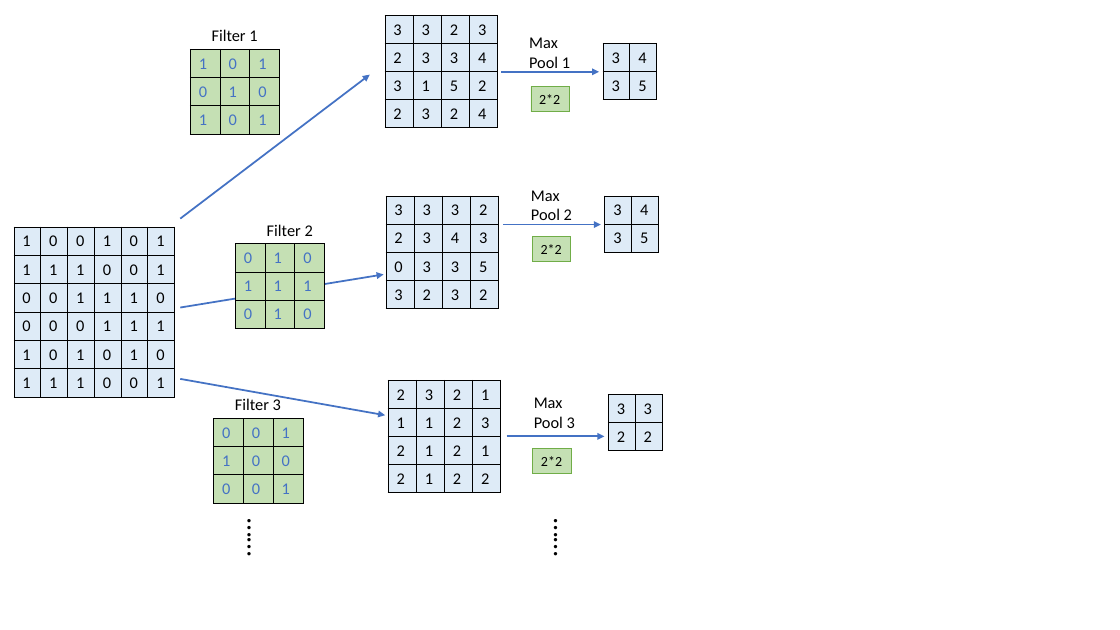
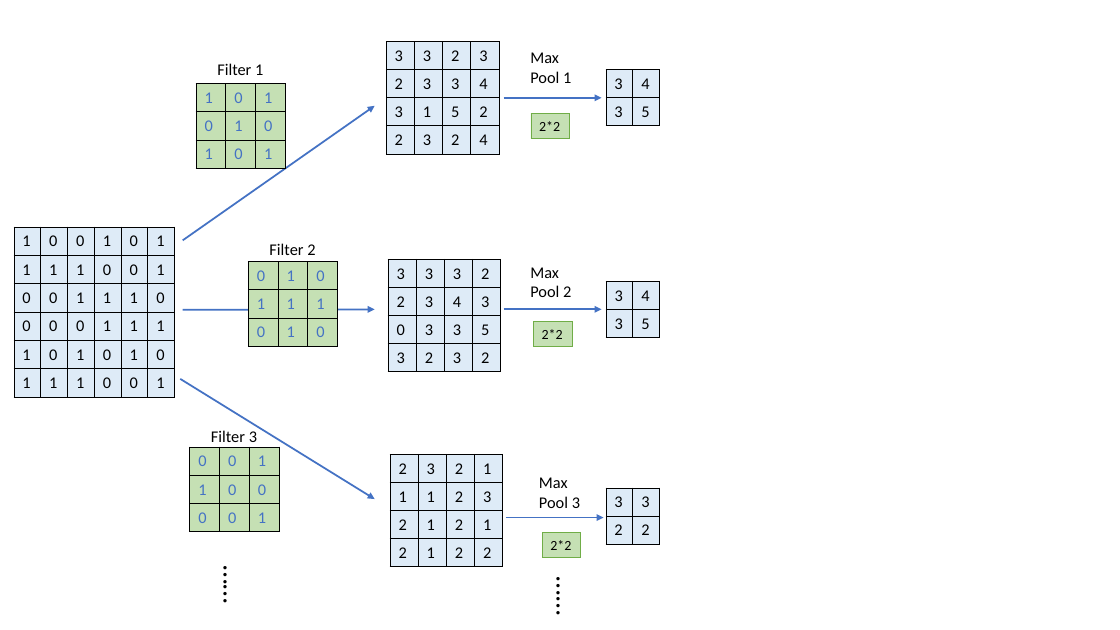
Before and after one commit to shuofan18/ETF5550, a slide deck: slide 3 of diagrams.pptx. Drawn at 1120x630 pixels with LibreOffice and Linux fonts; fonts in the diff are those of the drawing. Boxes give left, top, right and bottom in pixels: in the first picture for what was removed or moved away, otherwise in the second. Text is boxed around its words. In the diff, an @@ line names an element or a change of style, - is before the commit and + after.

```diff
--- a/diagrams.pptx
+++ b/diagrams.pptx
@@ text "Filter 1": place and size @@
-text "Filter 1" at (212, 29, 257, 41)
+text "Filter 1" at (217, 63, 263, 75)
@@ text "Max" rewrapped from (529, 37, 570, 73) to (530, 52, 571, 83) @@
@@ table: place and size @@
-table at (191, 50, 279, 134)
+table at (197, 84, 285, 169)
@@ table: place and size @@
-table at (603, 44, 657, 100)
+table at (607, 70, 660, 126)
@@ arrow moved from (181, 218) - (370, 75) to (183, 240) - (375, 106) @@
@@ 1 rectangle, 1 table, 1 arrow: place and size @@
-1 rectangle, 1 table, 1 arrow at (385, 15, 599, 127)
+1 rectangle, 1 table, 1 arrow at (386, 42, 602, 154)
@@ text "Filter 2": place and size @@
-text "Filter 2" at (267, 224, 313, 236)
+text "Filter 2" at (269, 243, 315, 255)
@@ table: place and size @@
-table at (235, 244, 323, 329)
+table at (249, 261, 337, 346)
@@ table: place and size @@
-table at (386, 197, 501, 308)
+table at (388, 260, 502, 371)
@@ text "Max" rewrapped from (531, 190, 572, 225) to (530, 267, 571, 297) @@
@@ arrow moved from (181, 308) - (384, 275) to (183, 310) - (375, 309) @@
@@ 1 table, 1 rectangle, 1 arrow: place and size @@
-1 table, 1 rectangle, 1 arrow at (503, 197, 659, 261)
+1 table, 1 rectangle, 1 arrow at (504, 281, 660, 347)
@@ arrow moved from (181, 379) - (385, 415) to (181, 379) - (375, 499) @@
@@ table: place and size @@
-table at (214, 418, 302, 503)
+table at (190, 447, 278, 532)
@@ text "Filter 3": place and size @@
-text "Filter 3" at (235, 397, 281, 410)
+text "Filter 3" at (211, 430, 257, 442)
@@ table: place and size @@
-table at (388, 381, 502, 492)
+table at (390, 455, 504, 566)
@@ text "Max": place and size @@
-text "Max" at (534, 397, 575, 428)
+text "Max" at (539, 477, 580, 508)
@@ table: place and size @@
-table at (608, 395, 662, 451)
+table at (607, 488, 660, 544)
@@ arrow moved from (507, 436) - (604, 436) to (506, 518) - (604, 518) @@
@@ rectangle "2*2": place and size @@
-rectangle "2*2" at (533, 449, 571, 474)
+rectangle "2*2" at (542, 533, 581, 558)
@@ text "……": place and size @@
-text "……" at (237, 510, 279, 578)
+text "……" at (214, 557, 256, 626)
@@ text "……" rewrapped from (544, 510, 586, 576) to (547, 568, 589, 630) @@
```
Also in this commit, not shown: 2 other slides changed, 13 other files.
